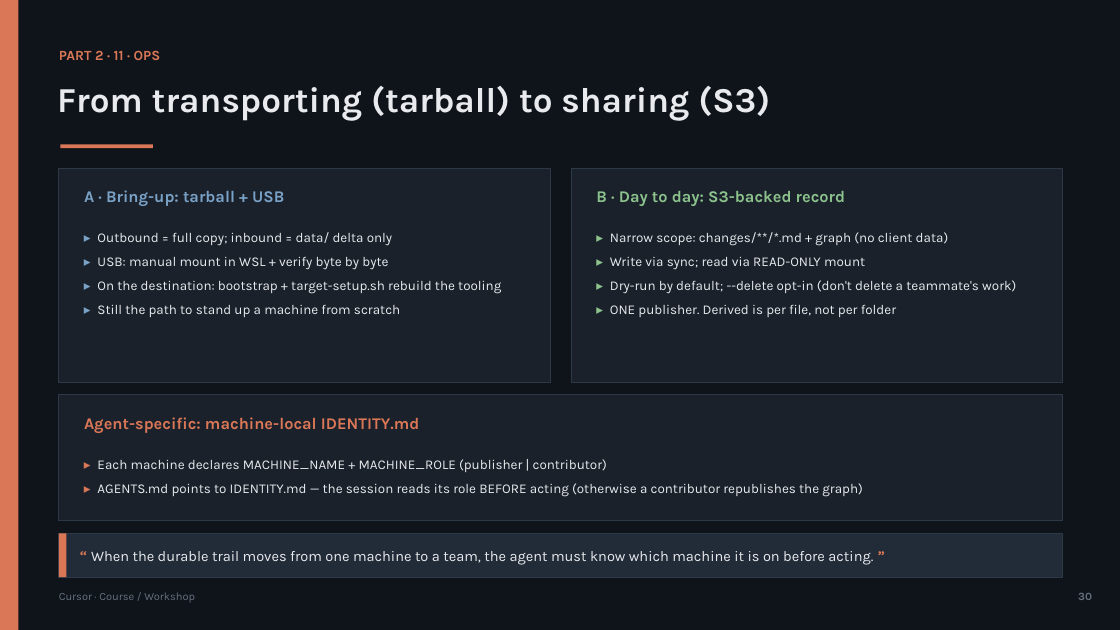
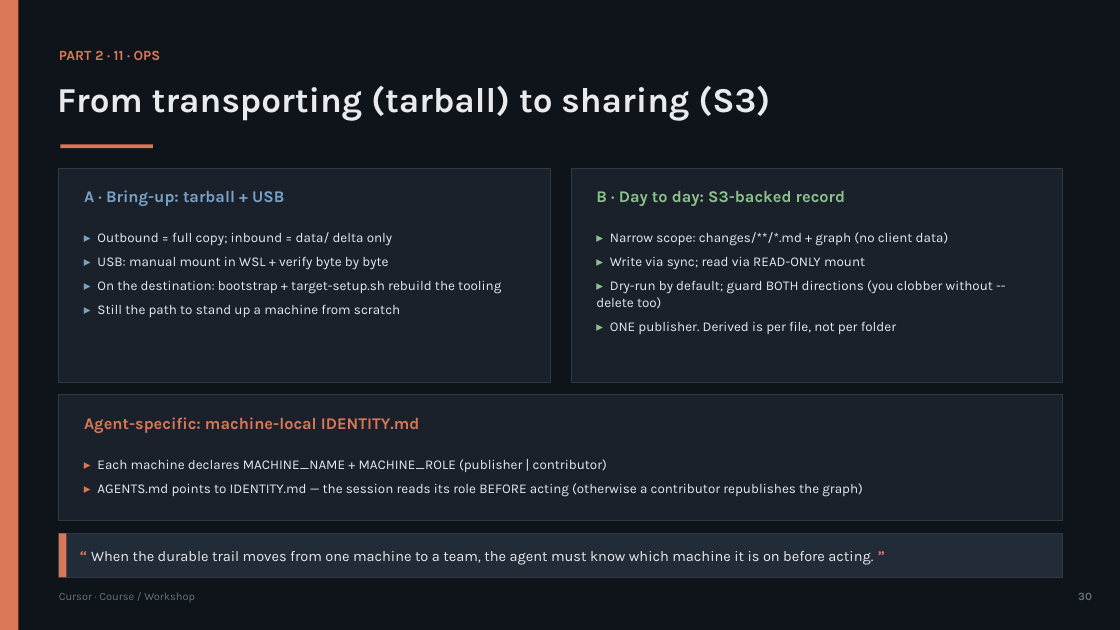
Before and after one commit to olonok69/cursor_code_ml_engineer, a slide deck: slide 30 of presentacion/Cursor_Presentacion_EN.pptx. Drawn at 1120x630 pixels with LibreOffice and Linux fonts; fonts in the diff are those of the drawing. Boxes give left, top, right and bottom in pixels: in the first picture for what was removed or moved away, otherwise in the second. Text is boxed around its words. In the diff, an @@ line names an element or a change of style, - is before the commit and + after.

```diff
--- a/presentacion/Cursor_Presentacion_EN.pptx
+++ b/presentacion/Cursor_Presentacion_EN.pptx
@@ text at [596,280,993,309]: text changed @@
-▸ Dry-run by default; --delete opt-in (don't delete a teammate's work)
+▸ Dry-run by default; guard BOTH directions (you clobber without --delete too)
```
Also in this commit, not shown: 41 other files.
